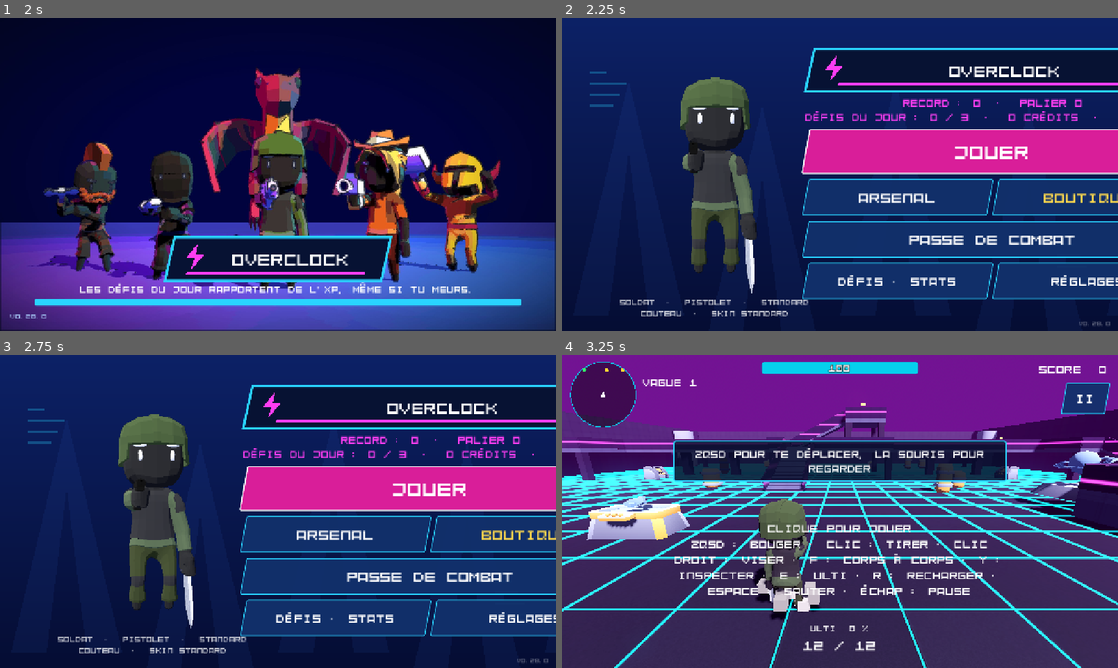
Above: before the commit, frames 1-4 (two rows, left to right).
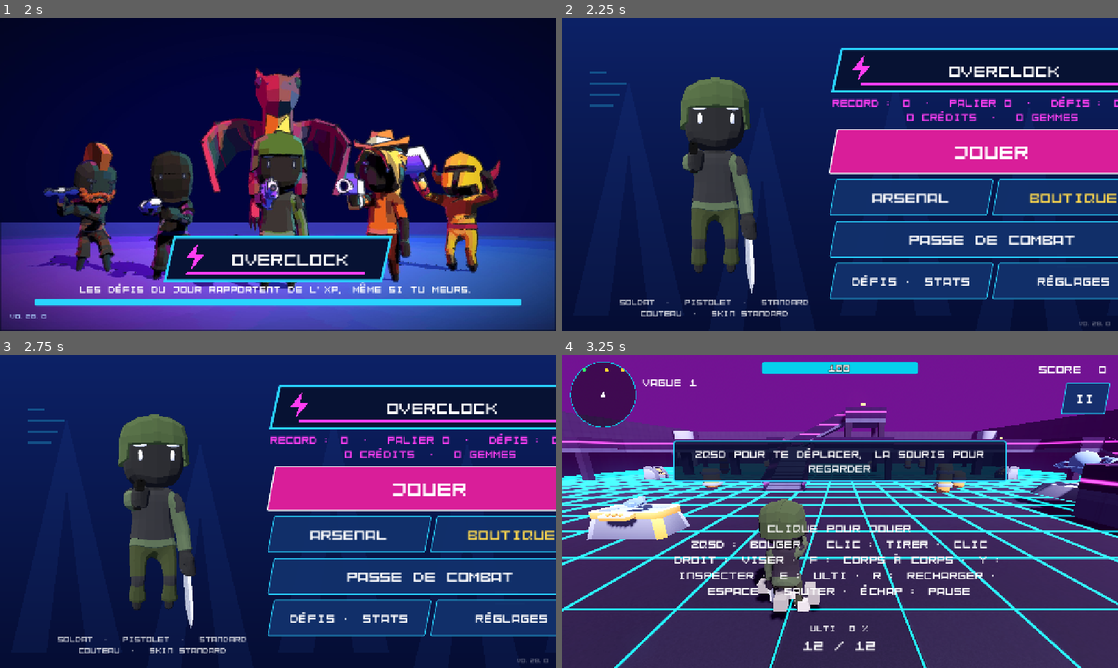
Above: after the commit, the same moments.

Repository: mariusortiz/overclock
Game: Godot game, scene res://scenes/loading.tscn
Two runs of this game, one before a commit and one after it. Both use one fixed random seed, a clock stepped at 60 frames per second and the inputs below.
Inputs (mouse positions are in pixels of both pictures, inside the frame that each line leads up to):
- Up to frame 1 (2 s): tap Enter at 0.5 s; move the mouse to (400, 158) at 0.52 s; hold D (move_right) 0.53-1.25 s; tap B (emote) at 0.6 s; click (400, 158) at 0.67 s; tap Space (jump) at 0.77 s; drag from (166, 190) to (250, 237) at 1.27 s
- Up to frame 2 (2.25 s): move the mouse to (895, 105) at 2.02 s; hold D (move_right) from 2.03 s (still down); tap F (melee) at 2.1 s
- Up to frame 3 (2.75 s): keep holding D (move_right)
- Up to frame 4 (3.25 s): release D (move_right) at 2.75 s; click "JOUER" at 2.75 s

Frame 1 is identical in both runs. In frame 2, 6.2% of the frame differs, in the area x 43-100%, y 9-90%; in frame 3, 6.2%; in frame 4, nothing differs.

Commit message:
Shop and home: balance on its own line, wrapping buy buttons, F7 test credits
Co-Authored-By: Claude Opus 5.5 <noreply@anthropic.com>
Claude-Session: https://claude.ai/code/session_01TMrhLU8C9hMQ3DU14F1G1z

Diff:
--- a/scripts/menu.gd
+++ b/scripts/menu.gd
@@ -17,7 +17,7 @@
 	Input.mouse_mode = Input.MOUSE_MODE_VISIBLE
 	Music.play_track(Music.Track.MAIN)
 	_stage.show_loadout()
-	_best_label.text = "Record : %d  ·  Palier %d\nDéfis du jour : %d / %d  ·  %d crédits  ·  %d gemmes" % [
+	_best_label.text = "Record : %d  ·  Palier %d  ·  Défis : %d / %d\n%d crédits  ·  %d gemmes" % [
 			SaveData.load_high_score(), BattlePass.progress().tier, Challenges.done_count(), Challenges.PER_DAY,
 			Wallet.credits(), Wallet.gems()]
 	_settings_panel.visible = false
--- a/scripts/shop_screen.gd
+++ b/scripts/shop_screen.gd
@@ -11,7 +11,7 @@
 const GOLD := Color(1.0, 0.85, 0.3)
 const DEAL := Color(0.3, 1.0, 0.5)
 
-const TABS := ["DU JOUR", "HÉROS", "ARMES", "SKINS", "GEMMES"]
+const TABS := ["JOUR", "HÉROS", "ARMES", "SKINS", "GEMMES"]
 const KINDS := ["", "Personnage", "Arme", "Skin d'arme", ""]
 const GEMS_TAB := 4
 
@@ -52,6 +52,15 @@
 		get_tree().change_scene_to_file.call_deferred(MENU_SCENE)
 
 
+func _unhandled_key_input(event: InputEvent) -> void:
+	# Test shortcut (debug and web builds): F7 adds credits and gems.
+	if event.is_pressed() and (event as InputEventKey).keycode == KEY_F7 \
+			and (OS.is_debug_build() or OS.has_feature("web")):
+		Wallet.add_credits(5000)
+		Wallet.add_gems(300)
+		_refresh()
+
+
 func _select_tab(index: int) -> void:
 	_tab = index
 	for i in _tab_bar.get_child_count():
@@ -76,7 +85,7 @@
 	if _tab == 0:
 		var left := Shop.seconds_to_refresh()
 		@warning_ignore("integer_division")
-		_balance.text += "  ·  nouvelles offres dans %d h %02d" % [left / 3600, (left % 3600) / 60]
+		_balance.text += "\nNouvelles offres dans %d h %02d" % [left / 3600, (left % 3600) / 60]
 	for card in _grid.get_children():
 		_grid.remove_child(card)
 		card.queue_free()
@@ -198,7 +207,8 @@
 	button.text = text
 	button.custom_minimum_size.y = BUTTON_HEIGHT
 	button.size_flags_horizontal = Control.SIZE_EXPAND_FILL
-	button.add_theme_font_size_override("font_size", 22)
+	button.autowrap_mode = TextServer.AUTOWRAP_WORD_SMART
+	button.add_theme_font_size_override("font_size", 20)
 	button.add_theme_color_override("font_color", color)
 	_buttons.add_child(button)
 	return button
